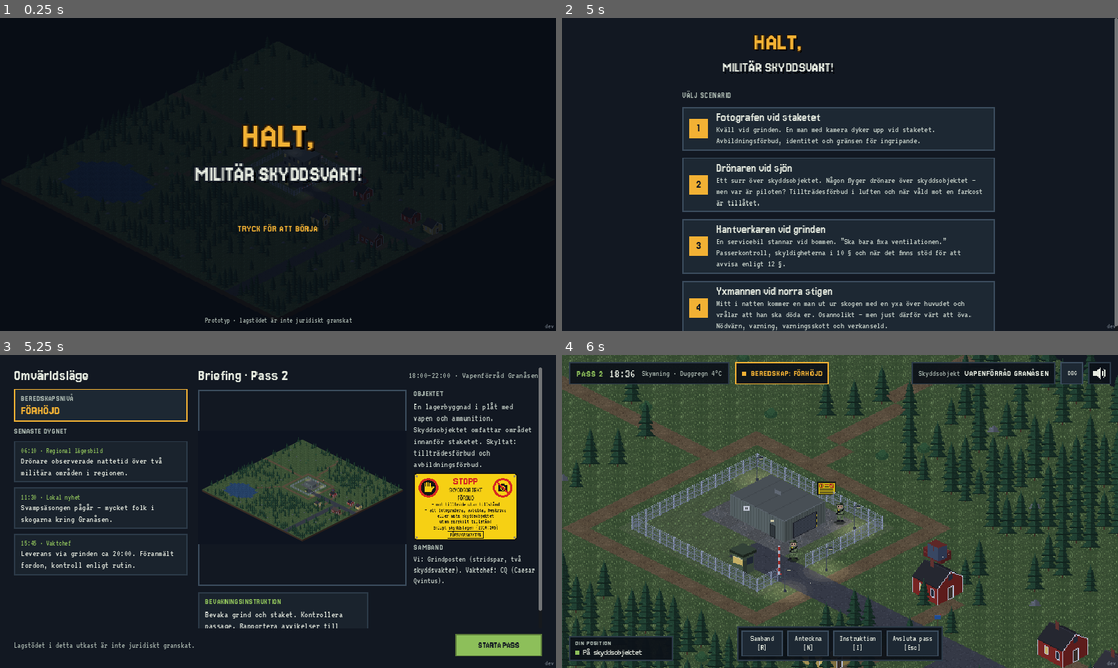
Above: before the commit, frames 1-4 (two rows, left to right).
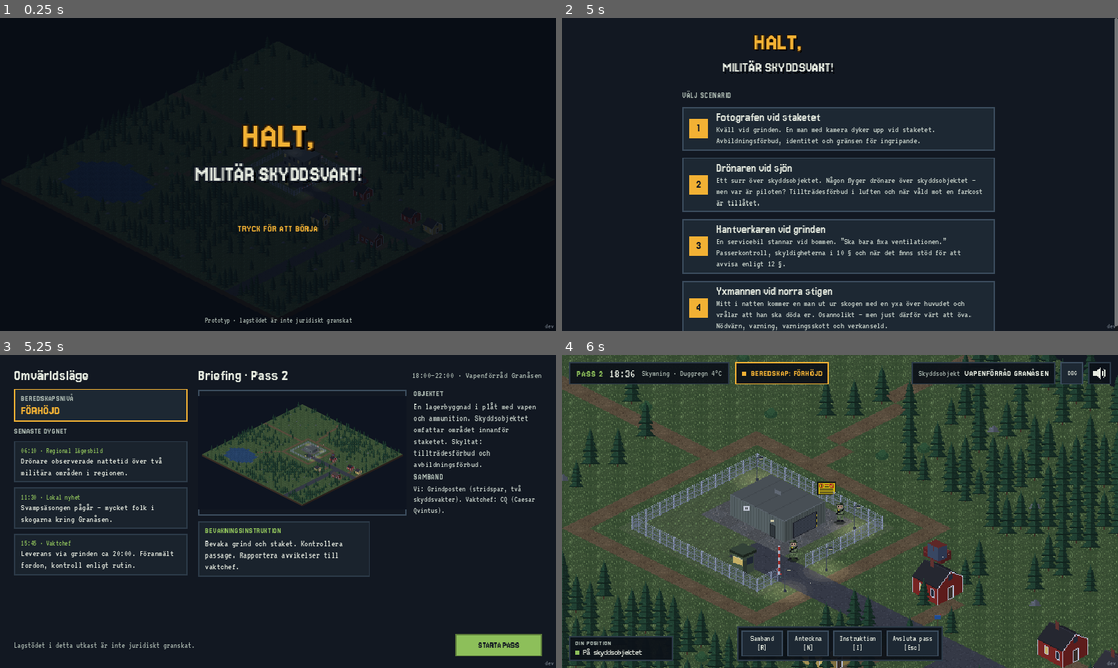
Above: after the commit, the same moments.

Repository: sulaco-hue/skyddsvakt
Game: Godot game, scene res://scenes/main.tscn
The game is run twice, just before and just after one commit, with the same random seed, the same clock (stepped at 60 frames per second) and the same inputs.
Inputs (mouse positions are in pixels of both pictures, inside the frame that each line leads up to):
- Up to frame 1 (0.25 s): no input
- Up to frame 2 (5 s): tap Enter at 0.5, 2, 3.5 s; drag from (840, 174) to (895, 105) at 0.52 s; tap Space at 1.25, 2.75, 3.77, 4.25 s; drag from (728, 190) to (812, 237) at 1.27 s; move the mouse to (895, 105) at 2.02 s; tap R at 2.1 s; click (895, 105) at 2.17 s; drag from (812, 237) to (673, 127) at 2.77 s; move the mouse to (1006, 221) at 3.52 s; tap I at 3.6 s; click (1006, 221) at 3.67 s; drag from (673, 127) to (756, 96) at 4.27 s
- Up to frame 3 (5.25 s): move the mouse to (305, 511) at 5.02 s; tap 1 at 5.1 s; click (305, 511) at 5.17 s
- Up to frame 4 (6 s): click "STARTA PASS" at 5.75 s

Frames 1-2 are identical in both runs. In frame 3, 15% of the frame differs, in the area x 35-98%, y 4-88%; in frame 4, nothing differs.
Error in both runs: Cannot call method 'set_input_as_handled' on a null value. (res://scripts/ui/scenarioval.gd:77)

Commit message:
Briefing: ta bort skyddsobjektsskylten
Co-Authored-By: Claude Opus 5.5 <noreply@anthropic.com>
Claude-Session: https://claude.ai/code/session_01PWrrRnAUGCDbWAToA7Kxse

Diff:
--- a/scripts/ui/briefing.gd
+++ b/scripts/ui/briefing.gd
@@ -84,15 +84,6 @@
 	info.size_flags_horizontal = Control.SIZE_EXPAND_FILL
 	info.add_child(UiKit.rubrik("OBJEKTET", 13, UiKit.DAMPAD))
 	info.add_child(UiKit.etikett(str(b.get("objektinfo", "")), 22, UiKit.LJUS, true))
-	# Skylten som sitter på staketet
-	var skylt := TextureRect.new()
-	skylt.texture = load("res://assets/gfx/skylt_stor.png")
-	skylt.custom_minimum_size = Vector2(160, 104) if UiKit.kompakt else Vector2(240, 156)
-	skylt.expand_mode = TextureRect.EXPAND_IGNORE_SIZE
-	skylt.stretch_mode = TextureRect.STRETCH_KEEP_ASPECT
-	skylt.texture_filter = CanvasItem.TEXTURE_FILTER_NEAREST
-	skylt.tooltip_text = "Skylten på staketet"
-	info.add_child(skylt)
 	info.add_child(UiKit.rubrik("SAMBAND", 13, UiKit.DAMPAD))
 	info.add_child(UiKit.etikett(str(b.get("samband", "")), 20, UiKit.LJUS, true))
 	kartrad.add_child(info)
@@ -229,13 +220,6 @@
 	var info := UiKit.vbox(8)
 	info.size_flags_horizontal = Control.SIZE_EXPAND_FILL
 	info.add_child(UiKit.etikett(str(b.get("objektinfo", "")), 20, UiKit.LJUS, true))
-	var skylt := TextureRect.new()
-	skylt.texture = load("res://assets/gfx/skylt_stor.png")
-	skylt.custom_minimum_size = Vector2(200, 130)
-	skylt.expand_mode = TextureRect.EXPAND_IGNORE_SIZE
-	skylt.stretch_mode = TextureRect.STRETCH_KEEP_ASPECT
-	skylt.texture_filter = CanvasItem.TEXTURE_FILTER_NEAREST
-	info.add_child(skylt)
 	h.add_child(info)
 	return h
 
